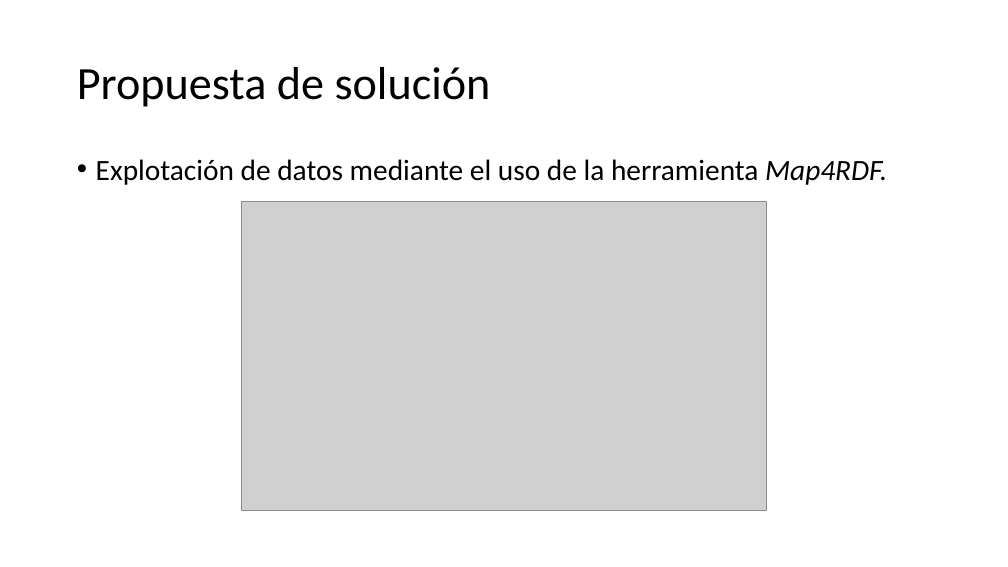
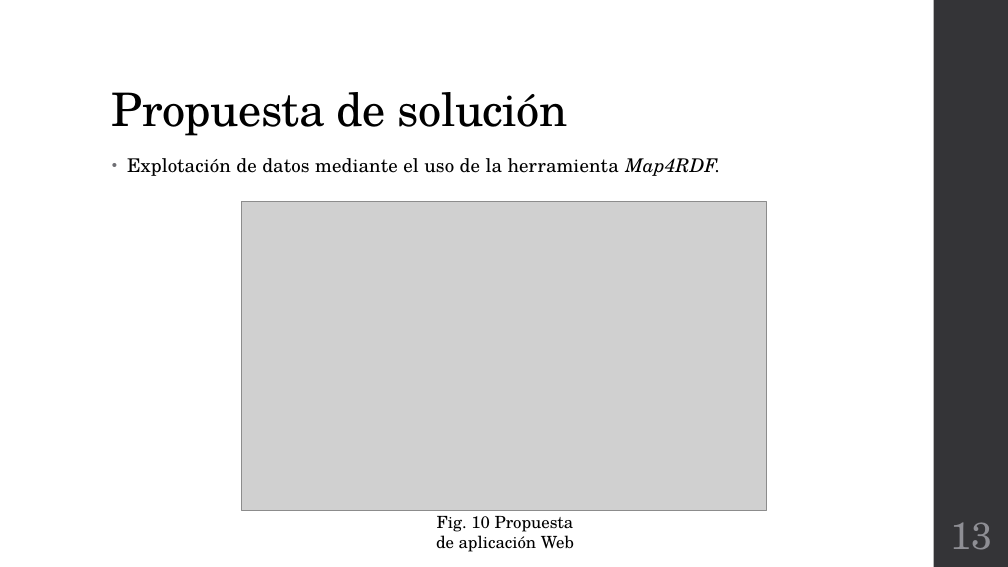
Before and after one commit to Osw1997/Proyecto-Terminal-1, a slide deck: slide 13 of Final/Presentacion.pptx (slide 11 before the commit). Drawn at 1008x567 pixels with LibreOffice and Linux fonts; fonts in the diff are those of the drawing; grey boxes stand for pictures. Boxes give left, top, right and bottom in pixels: in the first picture for what was removed or moved away, otherwise in the second. Text is boxed around its words. In the diff, an @@ line names an element or a change of style, - is before the commit and + after.

```diff
--- a/Final/Presentacion.pptx
+++ b/Final/Presentacion.pptx
@@ rectangle added at [934,0,1008,567], fill #353537 @@
@@ title "Propuesta de solución": place and size @@
-title "Propuesta de solución" at [77,67,491,107]
+title "Propuesta de solución" at [112,92,568,136]
@@ title "Propuesta de solución" at [112,92,568,136]: font Calibri to TeX Gyre Schola, letter spacing 0 to -0.5 pt; vertical alignment middle to bottom @@
@@ text "Explotación de datos mediante el ...": place and size @@
-text "Explotación de datos mediante el ..." at [96,159,887,185]
+text "Explotación de datos mediante el ..." at [127,158,721,176]
@@ text "Explotación de datos mediante el ..." at [127,158,721,176]: size 28 to 18 pt, font Calibri to TeX Gyre Schola, letter spacing 0 to 0.1 pt; indent changed; line spacing 0.9 to 0.95; more space between paragraphs @@
@@ text added at [436,516,574,552], 16 pt, text #000000 @@
+Fig. 10 Propuesta de aplicación Web
@@ page number added at [950,522,992,550], 36 pt, text #8E8E94 @@
+13
```
Also in this commit, not shown: 13 other slides changed, 13 slides added, 4 slides removed, 2 other files.
